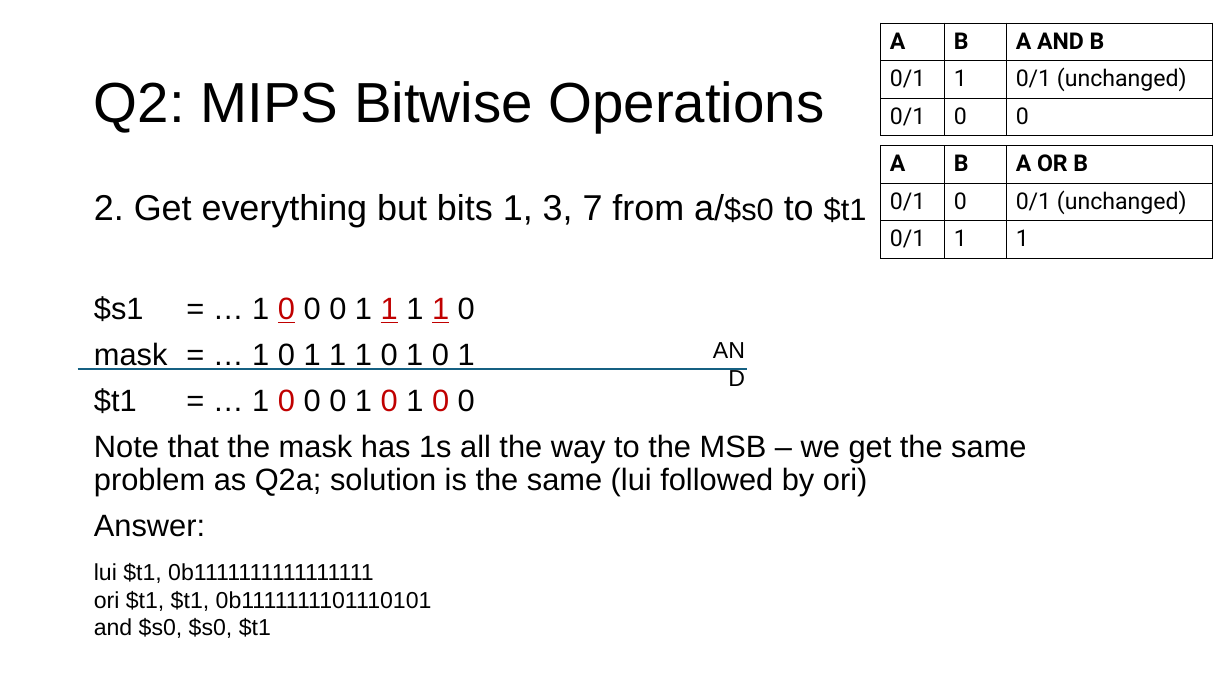
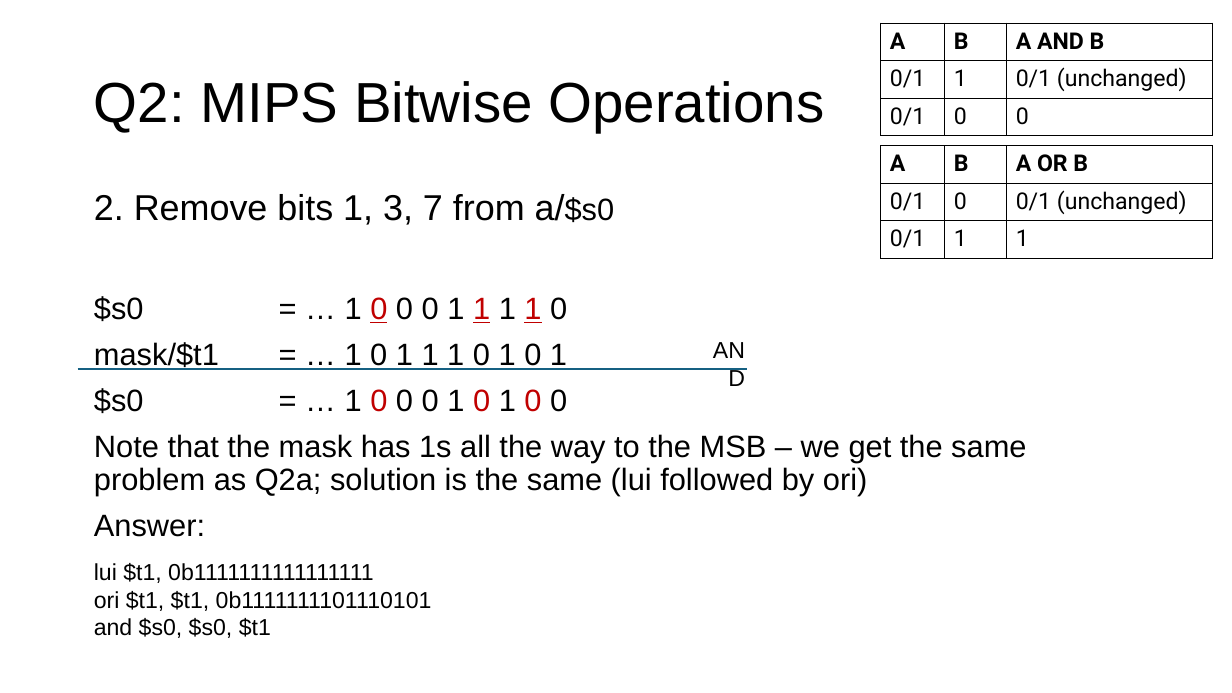
Before and after one commit to theodoreleebrant/TA-2425S1, a slide deck: slide 13 of CS2100/CS2100 Tutorial 2.pptx. Drawn at 1232x693 pixels with LibreOffice and Linux fonts; fonts in the diff are those of the drawing. Boxes give left, top, right and bottom in pixels: in the first picture for what was removed or moved away, otherwise in the second. Text is boxed around its words. In the diff, an @@ line names an element or a change of style, - is before the commit and + after.

```diff
--- a/CS2100/CS2100 Tutorial 2.pptx
+++ b/CS2100/CS2100 Tutorial 2.pptx
@@ text at box(94, 194, 615, 413): text changed @@
-2. Get everything but bits 1, 3, 7 from a/$s0 to $t1
-$s1 = … 1 0 0 0 1 1 1 1 0
-mask = … 1 0 1 1 1 0 1 0 1
-$t1 = … 1 0 0 0 1 0 1 0 0
+2. Remove bits 1, 3, 7 from a/$s0
+$s0 = … 1 0 0 0 1 1 1 1 0
+mask/$t1 = … 1 0 1 1 1 0 1 0 1
+$s0 = … 1 0 0 0 1 0 1 0 0
```
Also in this commit, not shown: 9 other slides changed, 2 slides added.
